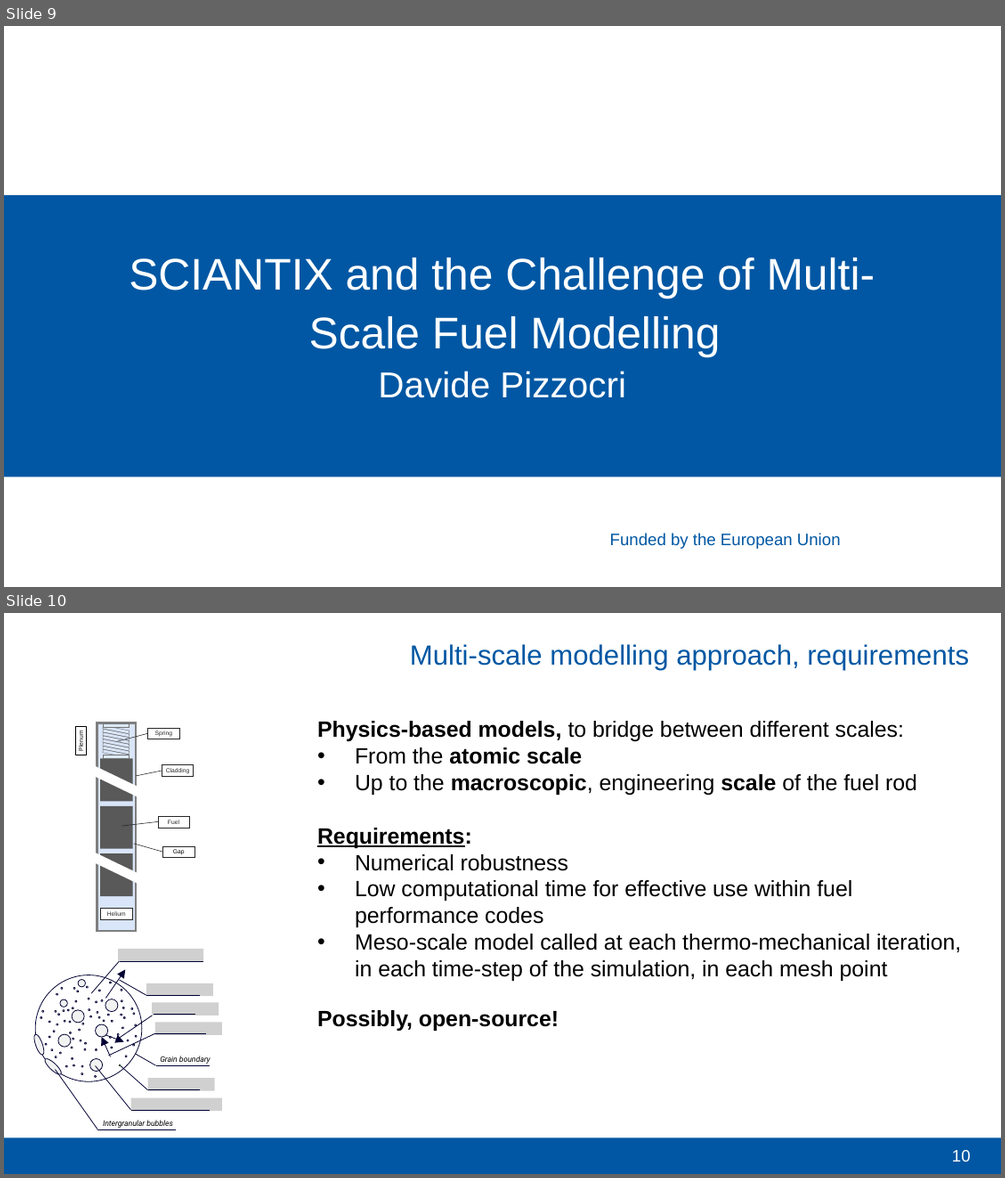
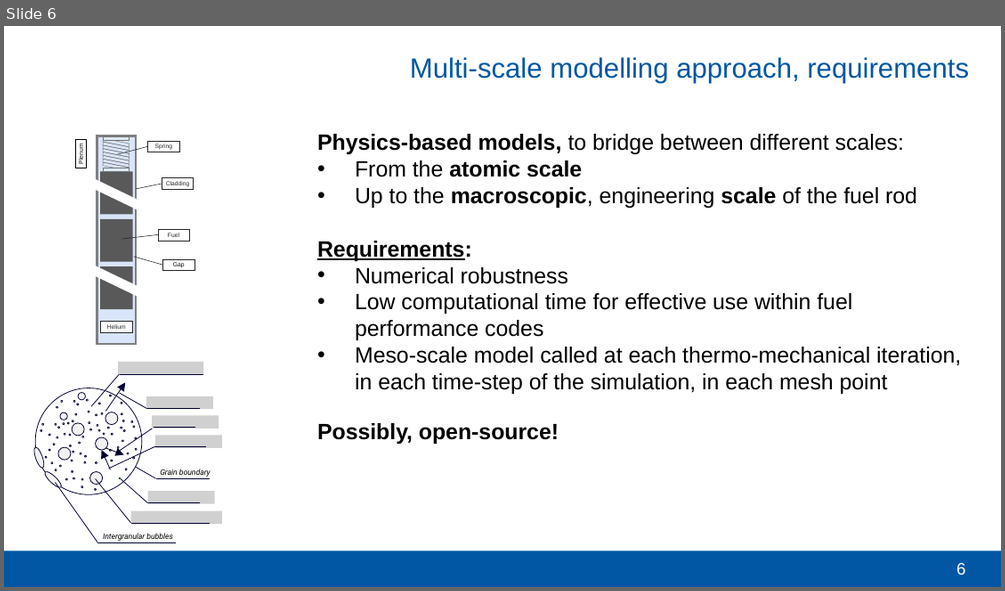
Before and after one commit to sciantix/sciantix-official, a slide deck: slide/MOOC/MOOC SCIANTIX - OperaHPC - V0.pptx. Shown one above the other, each under a label of ours: slides 9 and 10 before the commit, slide 6 after it. The pictures are 1005x1178 and 1005x591 pixels, drawn with LibreOffice and Linux fonts; fonts in the diff are those of the drawing; grey boxes stand for pictures; background and template pictures are left out. Boxes give left, top, right and bottom in pixels: in the first picture for what was removed or moved away, otherwise in the second. Text is boxed around its words. In the diff, an @@ line names an element or a change of style, - is before the commit and + after.

```diff
--- a/slide/MOOC/MOOC SCIANTIX - OperaHPC - V0.pptx
+++ b/slide/MOOC/MOOC SCIANTIX - OperaHPC - V0.pptx
@@ slide 9 removed at (x1=4, y1=26, x2=1001, y2=587), background #FFFFFF @@
@@ rectangle removed at (x1=4, y1=195, x2=1001, y2=477) @@
@@ text removed at (x1=129, y1=257, x2=875, y2=398) @@
-SCIANTIX and the Challenge of Multi-Scale Fuel Modelling
-Davide Pizzocri
@@ text removed at (x1=610, y1=532, x2=841, y2=548) @@
-Funded by the European Union
@@ what was slide 10 is now slide 6 @@
@@ page number at (x1=956, y1=563, x2=965, y2=575): text changed @@
-10
+6
```
Also in this commit, not shown: 8 slides changed, 1 slide added, 7 other slides removed.
